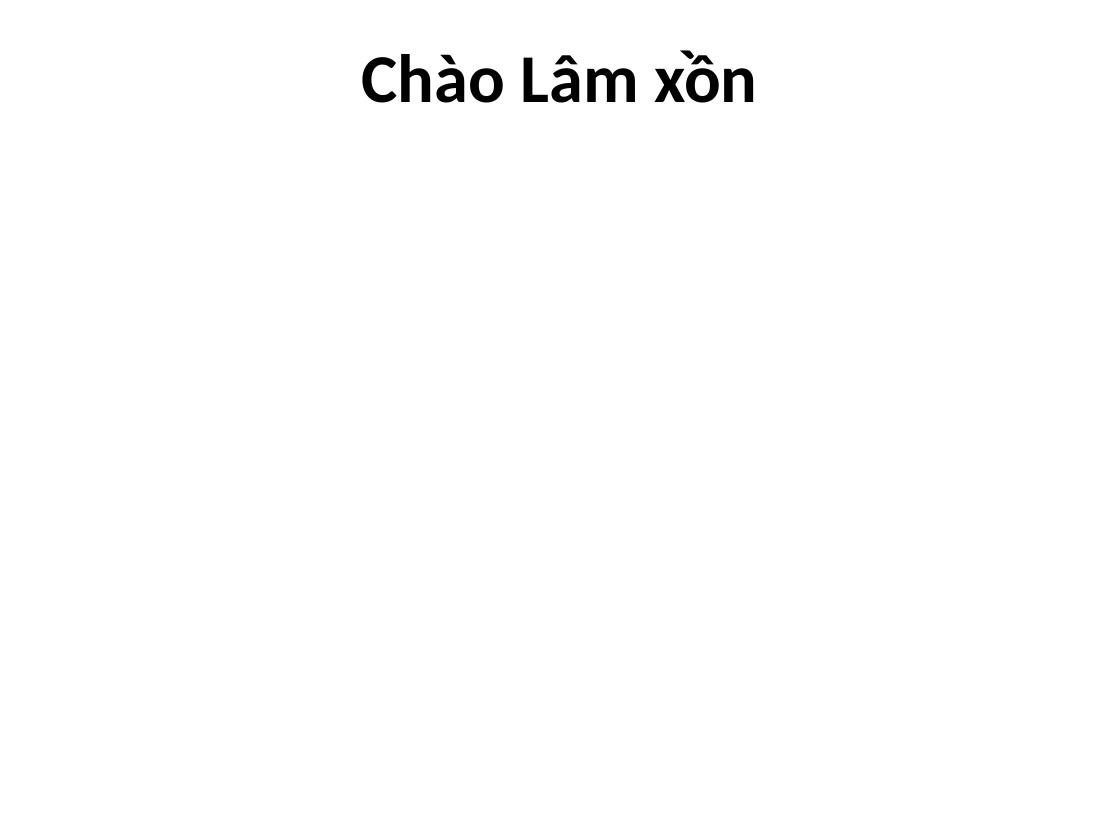
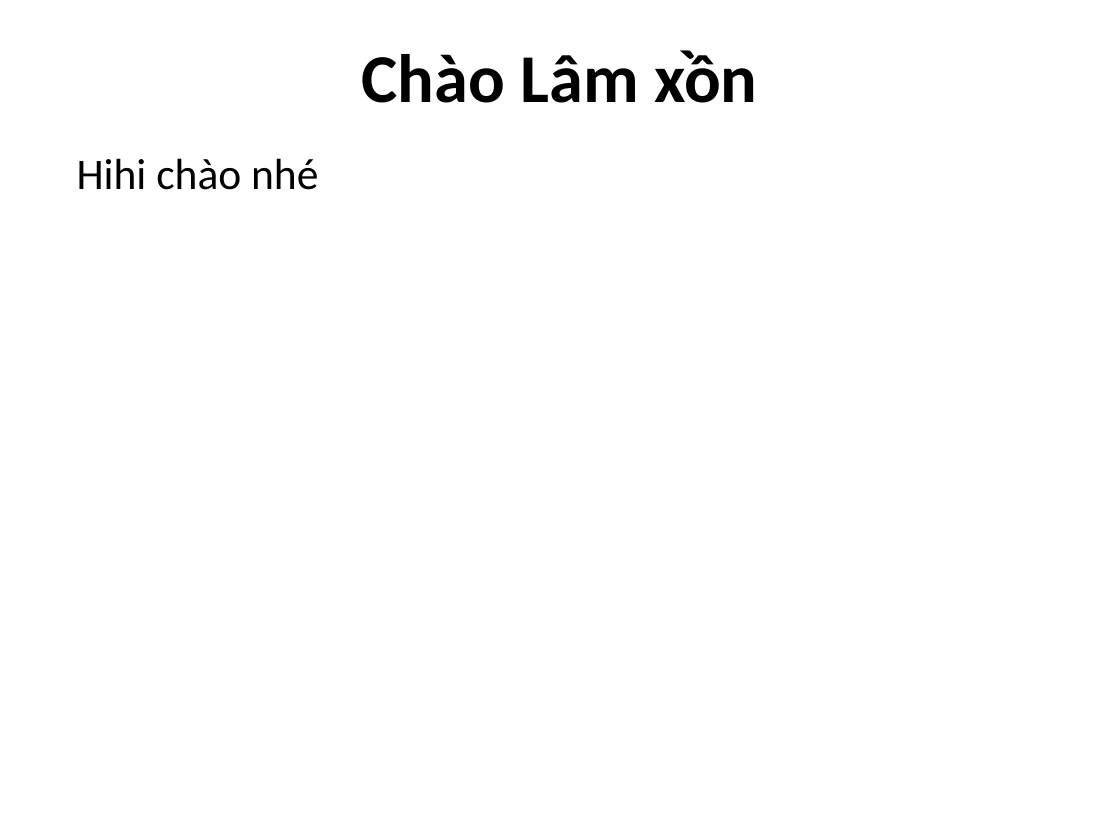
Before and after one commit to thanhtruyen/Nhom1, a slide deck: slide 1 of Chào Lâm xồn.pptx. Drawn at 1120x840 pixels with LibreOffice and Linux fonts; fonts in the diff are those of the drawing. Boxes give left, top, right and bottom in pixels: in the first picture for what was removed or moved away, otherwise in the second. Text is boxed around its words. In the diff, an @@ line names an element or a change of style, - is before the commit and + after.

Commit message:
hihi

```diff
--- a/Chào Lâm xồn.pptx
+++ b/Chào Lâm xồn.pptx
@@ text added at (77,158,318,190), 28 pt, text #000000 @@
+Hihi chào nhé
```
Also in this commit, not shown: 3 slides removed.
